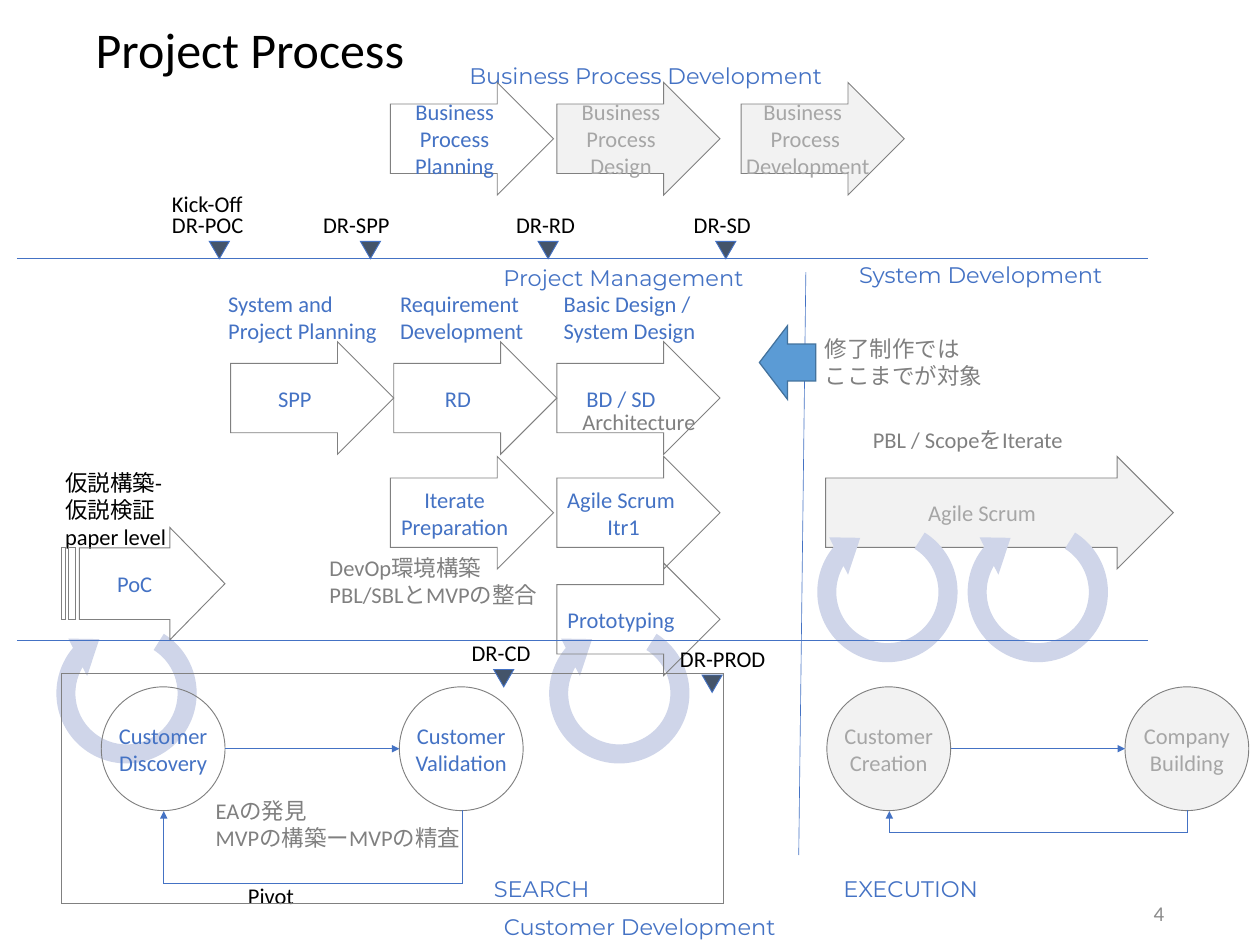
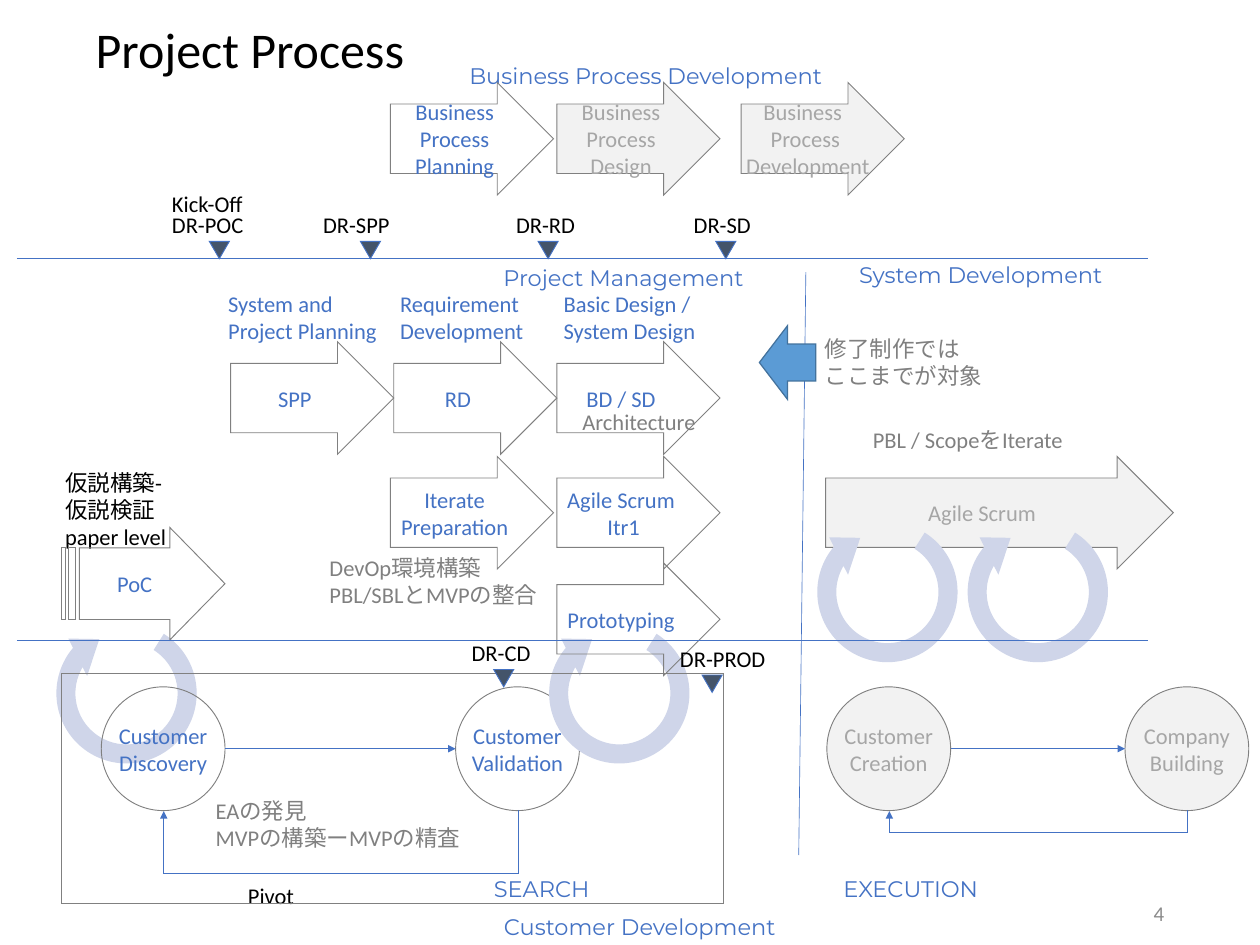
Before and after one commit to sakai-memoru/smartse19, a slide deck: slide 4 of _project_docs/SSE19_SPP.pptx. Drawn at 1260x945 pixels with LibreOffice and Linux fonts; fonts in the diff are those of the drawing; background and template pictures are left out. Boxes give left, top, right and bottom in pixels: in the first picture for what was removed or moved away, otherwise in the second. Text is boxed around its words. In the diff, an @@ line names an element or a change of style, - is before the commit and + after.

```diff
--- a/_project_docs/SSE19_SPP.pptx
+++ b/_project_docs/SSE19_SPP.pptx
@@ ellipse "Customer": place and size @@
-ellipse "Customer" at [400,687,524,811]
+ellipse "Customer" at [455,687,580,811]
@@ arrow moved from (225, 749) - (400, 749) to (225, 749) - (455, 749) @@
@@ elbow arrow moved from (462, 810) - (164, 811) to (518, 810) - (164, 811) @@
```
Also in this commit, not shown: 5 other slides changed, 5 slides added, 1 other file.
